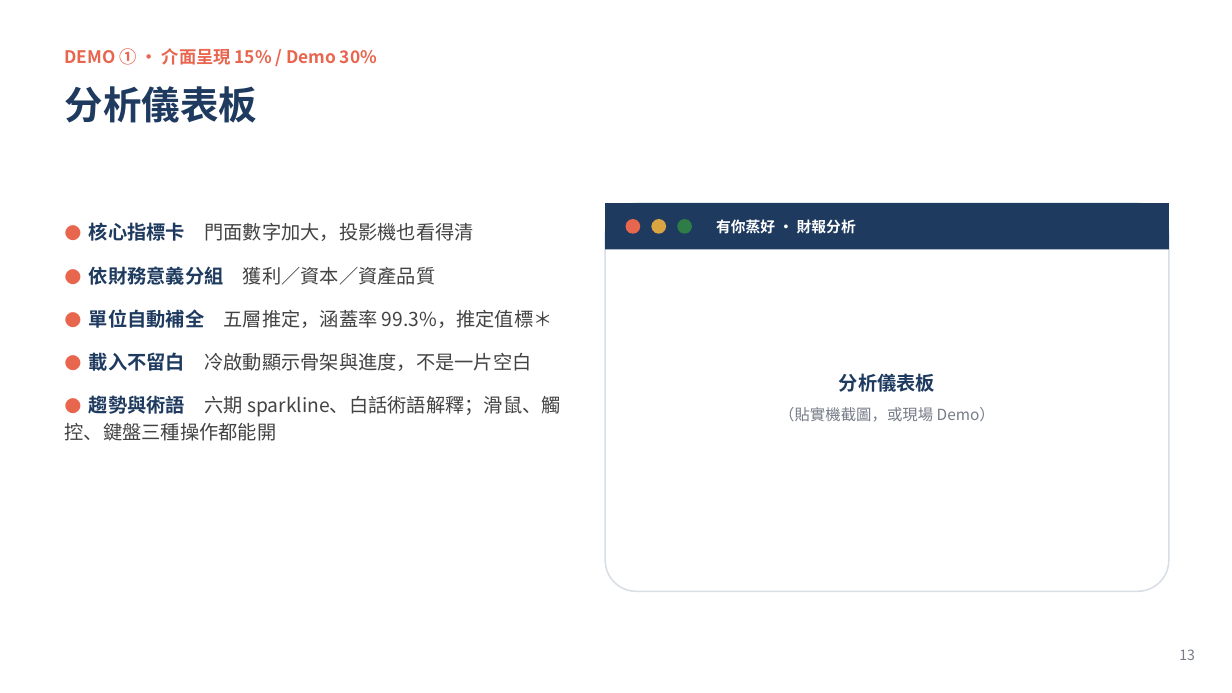
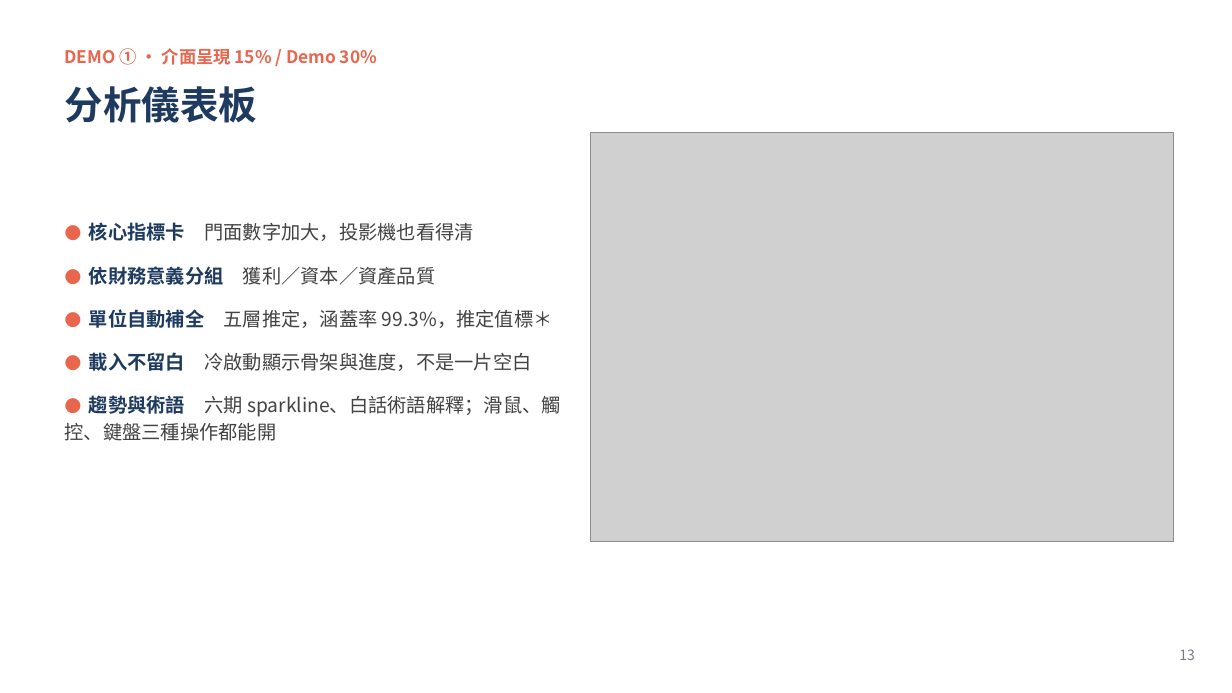
Before and after one commit to WangChiaChen/hybrid-rag-project, a slide deck: slide 16 of 簡報與文件/比賽簡報_升級版.pptx. Drawn at 1232x693 pixels with LibreOffice and Linux fonts; fonts in the diff are those of the drawing; grey boxes stand for pictures. Boxes give left, top, right and bottom in pixels: in the first picture for what was removed or moved away, otherwise in the second. Text is boxed around its words. In the diff, an @@ line names an element or a change of style, - is before the commit and + after.

```diff
--- a/簡報與文件/比賽簡報_升級版.pptx
+++ b/簡報與文件/比賽簡報_升級版.pptx
@@ picture added at (591, 132, 1173, 543) @@
@@ rounded rectangle removed at (605, 203, 1169, 592) @@
@@ rectangle removed at (605, 203, 1169, 250) @@
@@ ellipse removed at (626, 219, 640, 234) @@
@@ ellipse removed at (652, 219, 666, 234) @@
@@ ellipse removed at (677, 219, 692, 234) @@
@@ text removed at (716, 219, 856, 234) @@
-有你蒸好 · 財報分析
@@ text removed at (779, 373, 995, 422) @@
-分析儀表板
-（貼實機截圖，或現場 Demo）
```
Also in this commit, not shown: 17 other slides changed, 2 other files.
